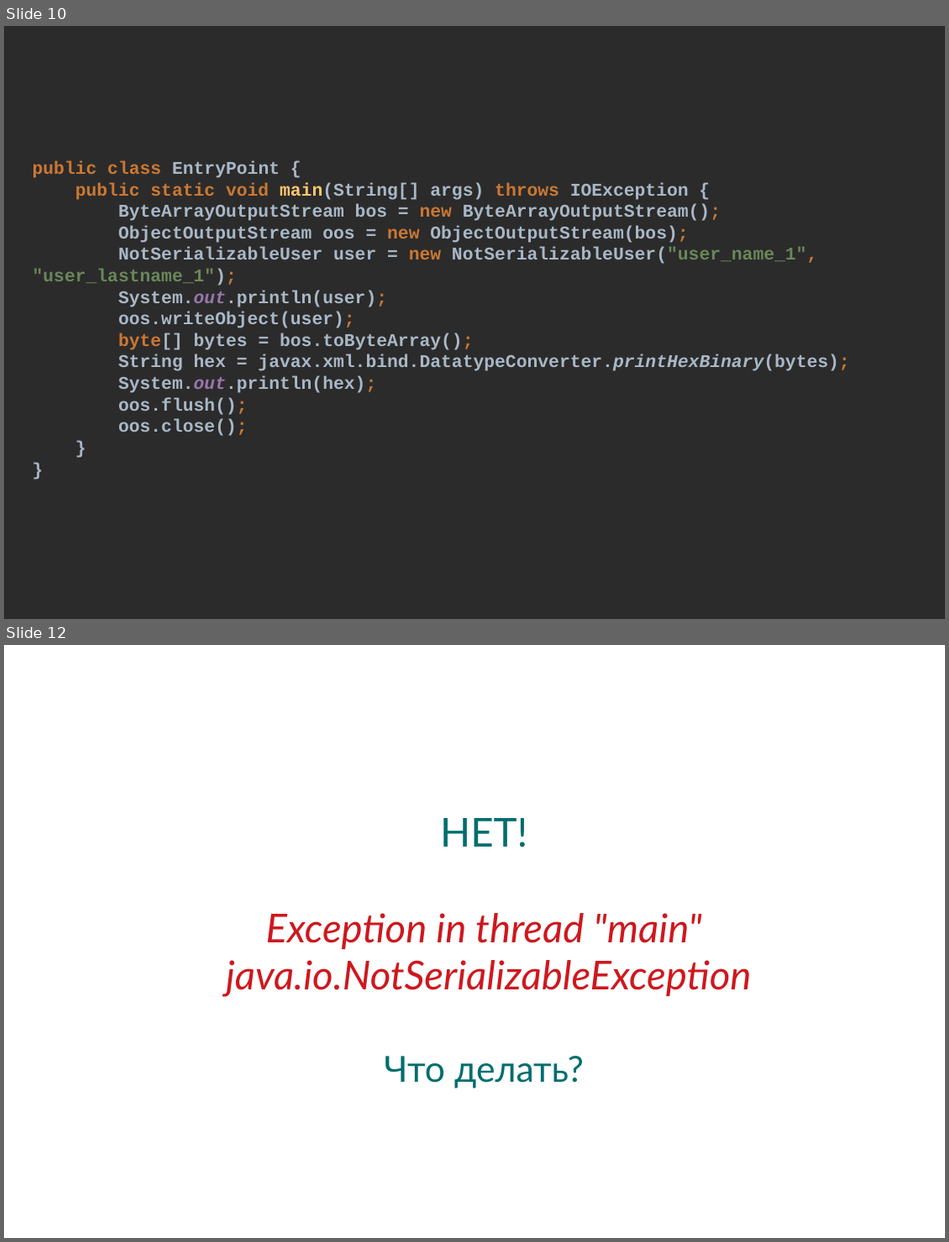
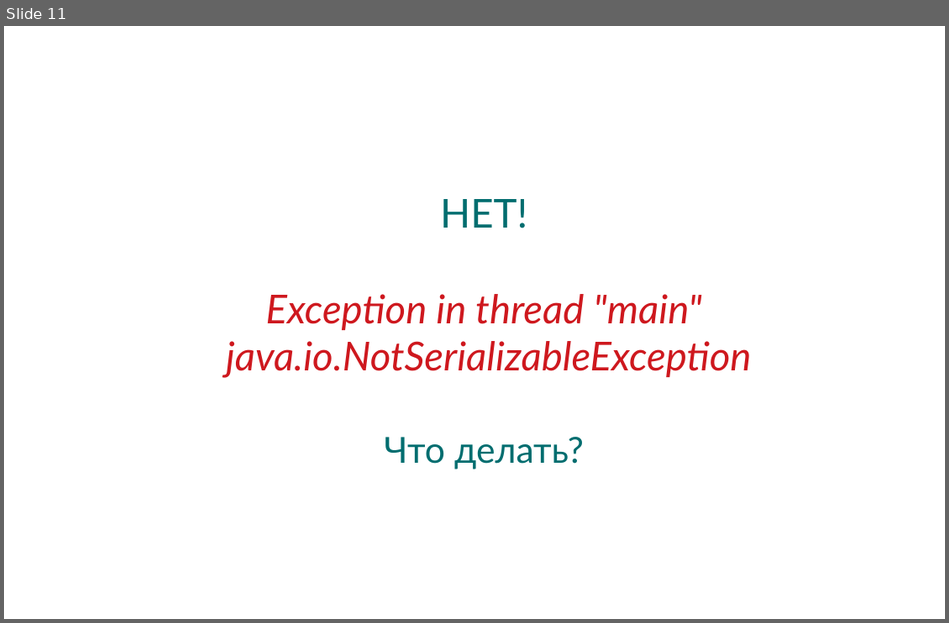
Before and after one commit to pixie1977/JavaSchoolSerialization, a slide deck: JavaSchoolSerialization.odp. Shown one above the other, each under a label of ours: slides 10 and 12 before the commit, slide 11 after it; the slides between them are not shown. The pictures are 949x1242 and 949x623 pixels, drawn with LibreOffice and Linux fonts; fonts in the diff are those of the drawing; background and template pictures are left out; a plain dark background stands for a picture behind light text. Boxes give left, top, right and bottom in pixels: in the first picture for what was removed or moved away, otherwise in the second. Text is boxed around its words. In the diff, an @@ line names an element or a change of style, - is before the commit and + after.

```diff
--- a/JavaSchoolSerialization.odp
+++ b/JavaSchoolSerialization.odp
@@ slide 10 removed at bbox=[4, 26, 945, 619], background picture (left out) @@
@@ subtitle removed at bbox=[33, 161, 849, 436] @@
-public class EntryPoint {
-public static void main(String[] args) throws IOException {
-ByteArrayOutputStream bos = new ByteArrayOutputStream();
-ObjectOutputStream oos = new ObjectOutputStream(bos);
-NotSerializableUser user = new NotSerializableUser("user_name_1", "user_lastname_1");
-System.out.println(user);
-oos.writeObject(user);
-byte[] bytes = bos.toByteArray();
-String hex = javax.xml.bind.DatatypeConverter.printHexBinary(bytes);
-System.out.println(hex);
-oos.flush();
-oos.close();
-}
-}
@@ what was slide 12 is now slide 11 @@
```
Also in this commit, not shown: 10 slides changed, 5 slides added.
